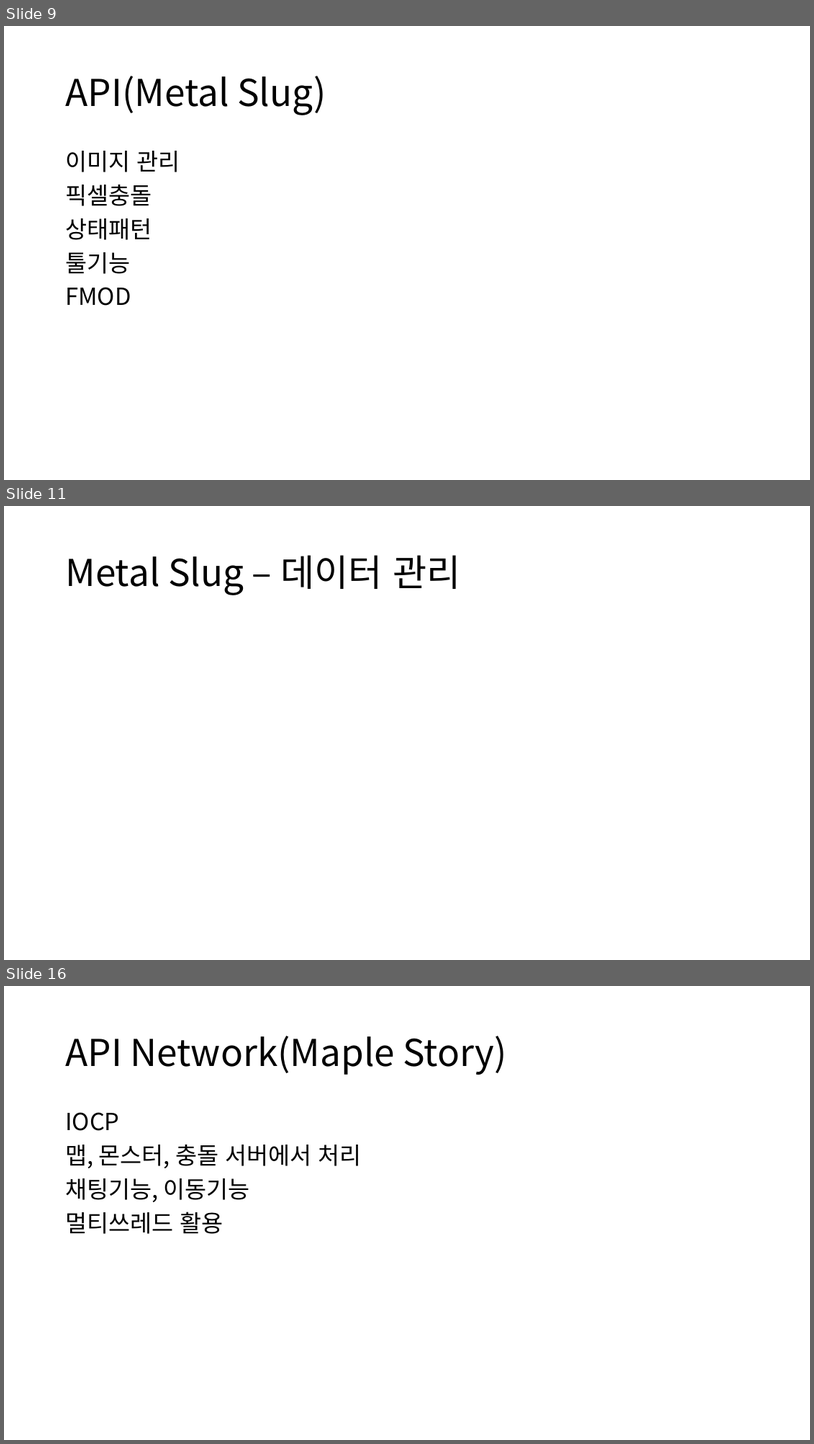
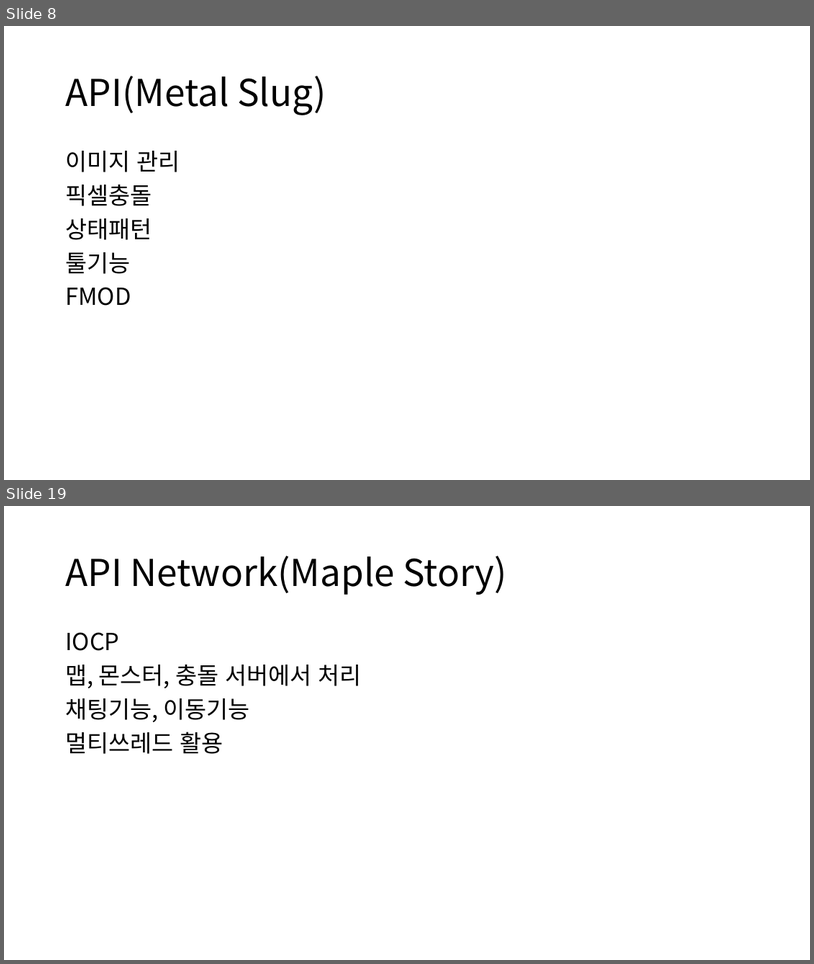
Before and after one commit to GanZiPokPung/SHARE_FILES, a slide deck: 포트폴리오 설명/포트폴리오 소개.pptx. Shown one above the other, each under a label of ours: slides 9, 11 and 16 before the commit, slides 8 and 19 after it; the slides between them are not shown. The pictures are 814x1444 and 814x964 pixels, drawn with LibreOffice and Linux fonts; fonts in the diff are those of the drawing. Boxes give left, top, right and bottom in pixels: in the first picture for what was removed or moved away, otherwise in the second. Text is boxed around its words. In the diff, an @@ line names an element or a change of style, - is before the commit and + after.

```diff
--- a/포트폴리오 설명/포트폴리오 소개.pptx
+++ b/포트폴리오 설명/포트폴리오 소개.pptx
@@ slide 11 removed at (x1=4, y1=506, x2=810, y2=960), background #FFFFFF @@
@@ title removed at (x1=65, y1=555, x2=460, y2=595) @@
-Metal Slug – 데이터 관리
@@ what was slide 9 is now slide 8 @@
@@ what was slide 16 is now slide 19 @@
```
Also in this commit, not shown: 5 slides changed, 5 slides added, 1 other slide removed, 1 other file.
